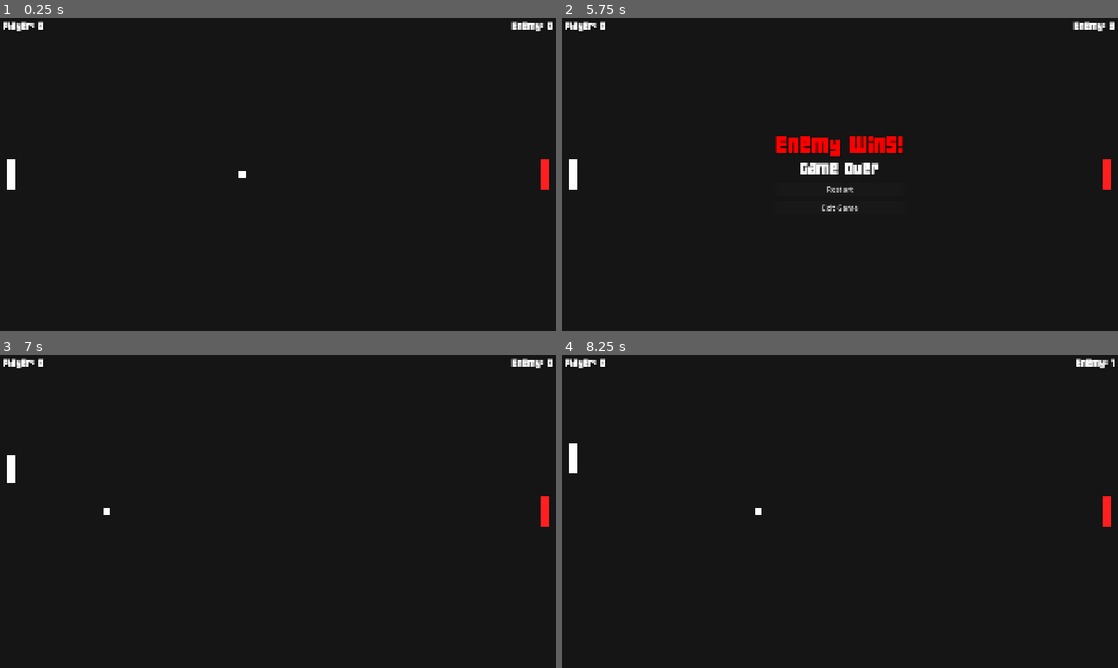
Above: before the commit, frames 1-4 (two rows, left to right).
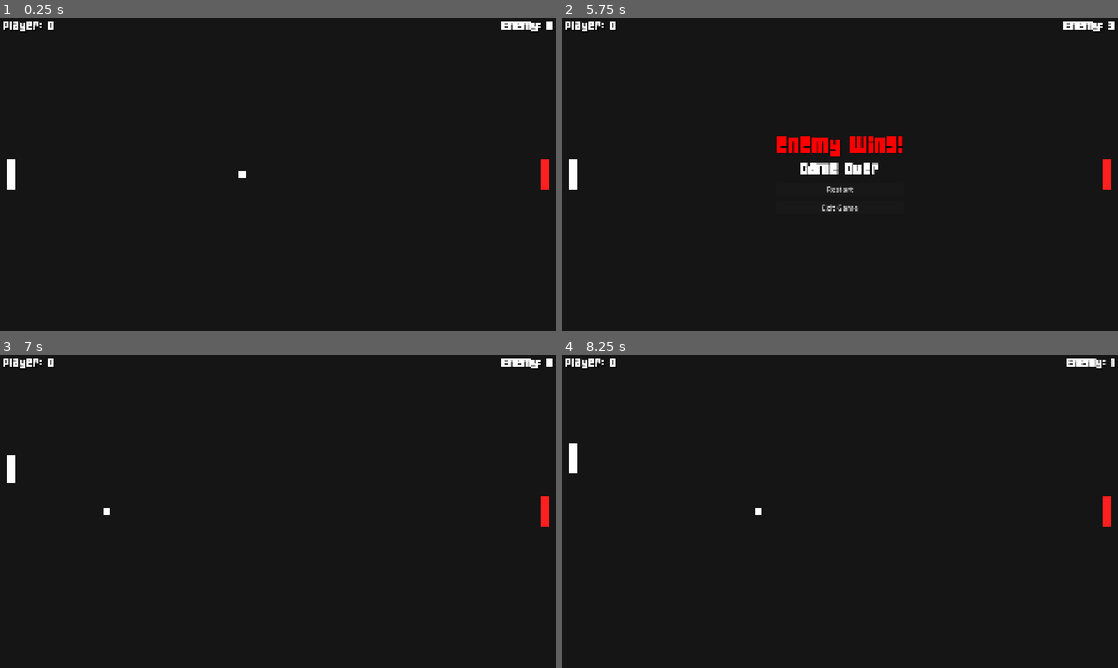
Above: after the commit, the same moments.

Repository: DevFaulk/pong
Game: Godot game, scene res://scenes/game.tscn
The game is run twice, just before and just after one commit, with the same random seed, the same clock (stepped at 60 frames per second) and the same inputs.
Inputs:
- Up to frame 1 (0.25 s): no input
- Up to frame 2 (5.75 s): hold W (up) 0.53-1.28 s; hold S (down) 1.28-2.03 s; hold W (up) 2.03-3.53 s; tap Enter at 2.75 s; hold S (down) from 3.53 s (still down)
- Up to frame 3 (7 s): release S (down) at 5.75 s; click "Restart" at 5.75 s; hold W (up) from 6.53 s (still down)
- Up to frame 4 (8.25 s): keep holding W (up); tap Space at 8 s

The runs differ from the first frame. In frame 1, 0.3% of the frame differs, in the area x 0-100%, y 1-5%; in frame 2, 0.7%, in the area x 0-100%, y 1-50%; in frame 3, 0.3%; in frame 4, 0.3%.

Commit message:
adjust size to fit 1920x1080

Diff:
--- a/assets/fonts/score_font.tres
+++ b/assets/fonts/score_font.tres
@@ -4,7 +4,7 @@
 
 [resource]
 font = ExtResource("1_wqsnn")
-font_size = 32
+font_size = 40
 shadow_size = 5
 shadow_color = Color(0, 0, 0, 0.3529412)
 shadow_offset = Vector2(3, 3)
--- a/scenes/game.tscn
+++ b/scenes/game.tscn
@@ -88,7 +88,7 @@
 unique_name_in_owner = true
 position = Vector2(1114.5, 324)
 script = ExtResource("2_yqjtg")
-speed = 200
+speed = 300
 
 [node name="CollisionShape2D" type="CollisionShape2D" parent="Enemy" unique_id=965915696]
 shape = SubResource("RectangleShape2D_yqjtg")
@@ -176,6 +176,7 @@
 
 [node name="EnemyScoreLabel" type="Label" parent="GUI/HBoxScoreContainer/MarginContainer" unique_id=1760076650]
 unique_name_in_owner = true
+texture_filter = 1
 layout_mode = 2
 size_flags_horizontal = 10
 text = "Enemy: 0"
@@ -183,6 +184,7 @@
 
 [node name="PlayerScoreLabel" type="Label" parent="GUI/HBoxScoreContainer/MarginContainer" unique_id=555542855]
 unique_name_in_owner = true
+texture_filter = 1
 layout_mode = 2
 text = "Player: 0"
 label_settings = ExtResource("5_iywne")
@@ -203,12 +205,14 @@
 
 [node name="WinnerText" type="Label" parent="GUI/CenterContainer/GameOverContainer" unique_id=465633237]
 unique_name_in_owner = true
+texture_filter = 1
 layout_mode = 2
 text = "Player Wins!"
 label_settings = SubResource("LabelSettings_p57ef")
 horizontal_alignment = 1
 
 [node name="GameOverText" type="Label" parent="GUI/CenterContainer/GameOverContainer" unique_id=91044374]
+texture_filter = 1
 layout_mode = 2
 text = "Game Over"
 label_settings = SubResource("LabelSettings_iywne")
